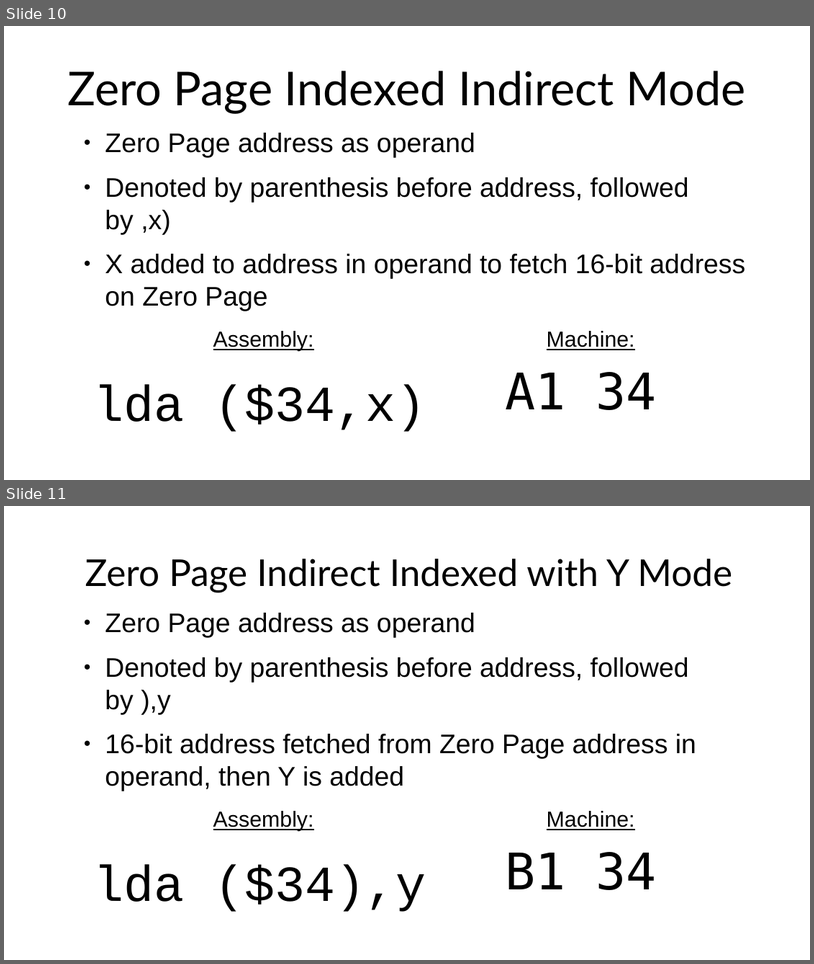
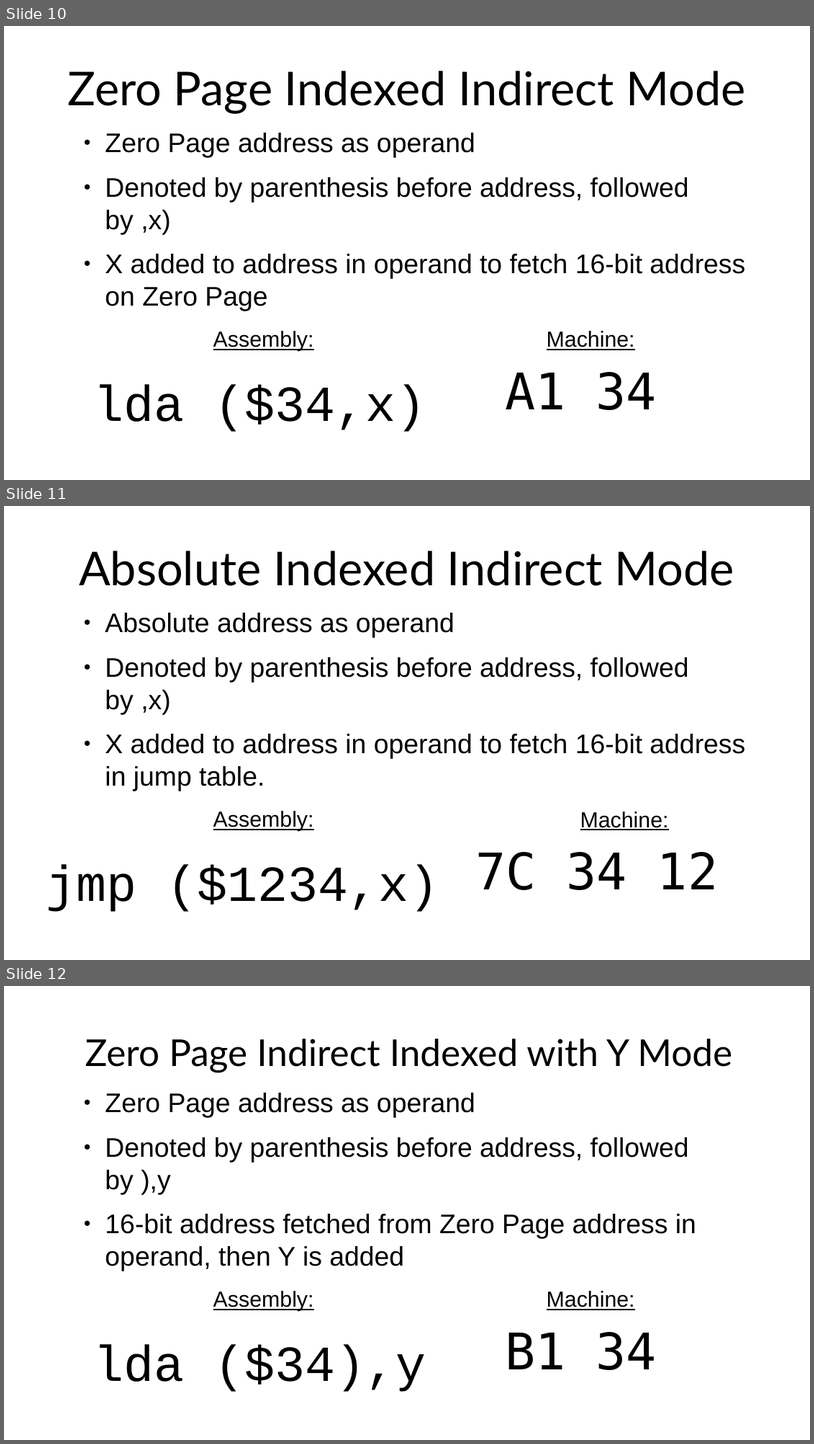
Before and after one commit to SlithyMatt/x16-assembly-tutorial, a slide deck: Lesson2/Lesson2.odp. Shown one above the other, each under a label of ours: slides 10 and 11 before the commit, slides 10, 11 and 12 after it. The pictures are 814x964 and 814x1444 pixels, drawn with LibreOffice and Linux fonts; fonts in the diff are those of the drawing. Boxes give left, top, right and bottom in pixels: in the first picture for what was removed or moved away, otherwise in the second. Text is boxed around its words. In the diff, an @@ line names an element or a change of style, - is before the commit and + after.

```diff
--- a/Lesson2/Lesson2.odp
+++ b/Lesson2/Lesson2.odp
@@ slide 11 added at [4,506,810,960], background #FFFFFF @@
@@ title added at [79,551,735,586], 55.5 pt, text #000000 @@
+Absolute Indexed Indirect Mode
@@ text added at [105,613,746,790], 32 pt, text #000000 @@
+● Absolute address as operand
+● Denoted by parenthesis before address, followed by ,x)
+● X added to address in operand to fetch 16-bit address in jump table.
@@ text added at [214,811,314,831], 26 pt, text #000000, underline @@
+Assembly:
@@ text added at [581,811,669,830], 26 pt, text #000000, underline @@
+Machine:
@@ text added at [46,864,440,911], 60 pt, text #000000 @@
+jmp ($1234,x)
@@ text added at [476,852,718,890], 60 pt, text #000000 @@
+7C 34 12
@@ what was slide 11 is now slide 12 @@
```
Also in this commit, not shown: 1 slide changed, 2 other files.
